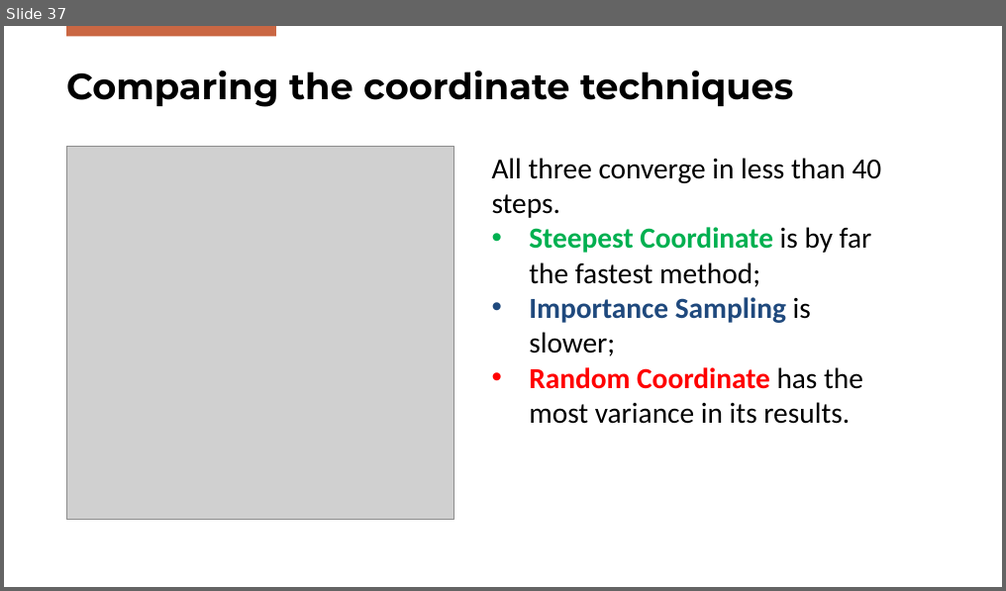
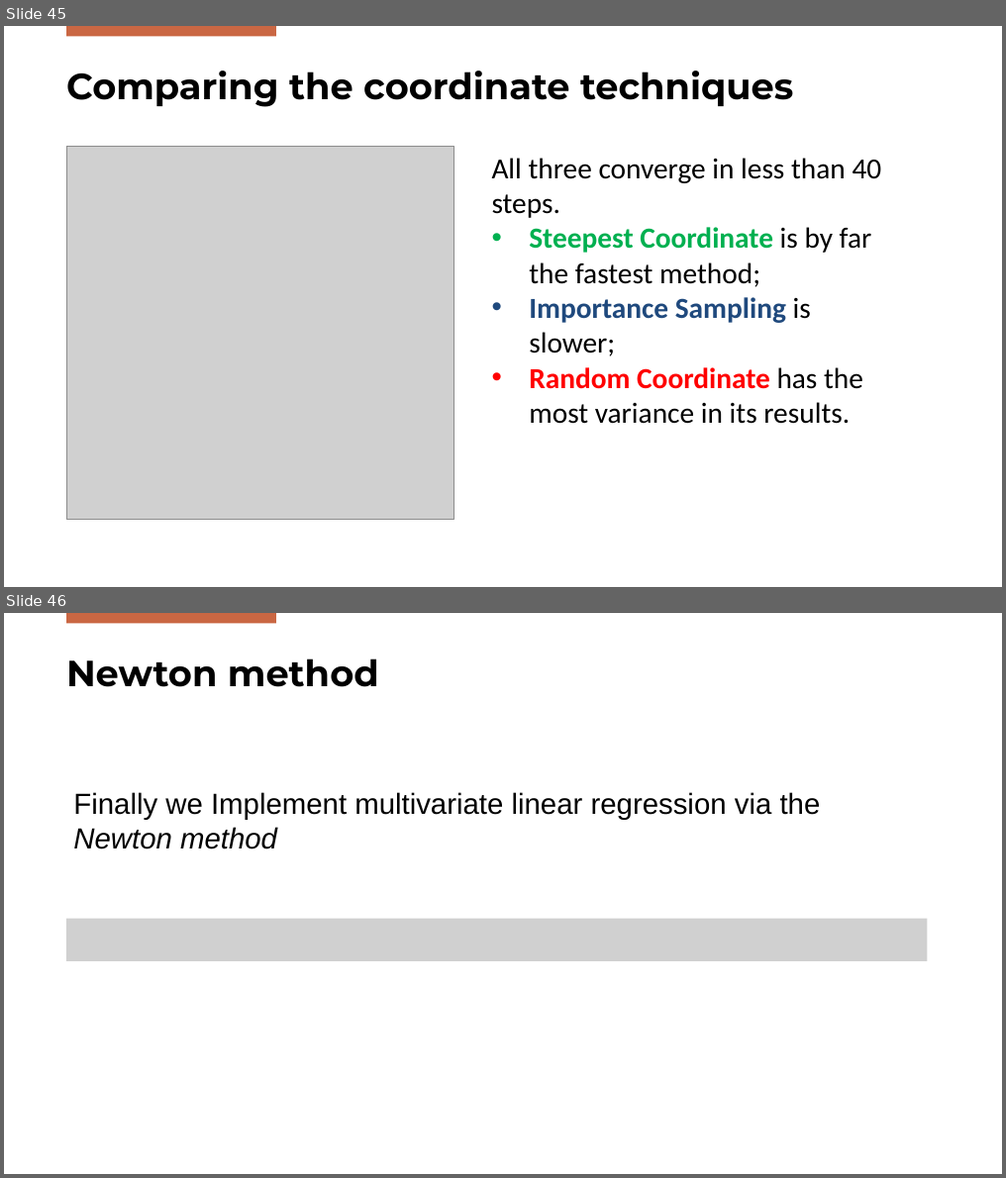
Before and after one commit to FilippoBolis/OptimizationProject_2025, a slide deck: Ppt/Optimization.pptx. Shown one above the other, each under a label of ours: slide 37 before the commit, slides 45 and 46 after it. The pictures are 1006x591 and 1006x1178 pixels, drawn with LibreOffice and Linux fonts; fonts in the diff are those of the drawing; grey boxes stand for pictures; background and template pictures are left out. Boxes give left, top, right and bottom in pixels: in the first picture for what was removed or moved away, otherwise in the second. Text is boxed around its words. In the diff, an @@ line names an element or a change of style, - is before the commit and + after.

```diff
--- a/Ppt/Optimization.pptx
+++ b/Ppt/Optimization.pptx
@@ slide 46 added at (4, 613, 1002, 1174), background #FFFFFF; not listed: 1 template element that a slide beside it also shows @@
@@ title added at (66, 659, 379, 687), 35 pt, text #000000, bold @@
+Newton method
@@ text added at (73, 792, 821, 850), 28 pt, text #000000 @@
+Finally we Implement multivariate linear regression via the Newton method
@@ picture added at (66, 919, 927, 961) @@
@@ what was slide 37 is now slide 45 @@
```
Also in this commit, not shown: 13 other slides added, 1 slide removed, 1 other file.
